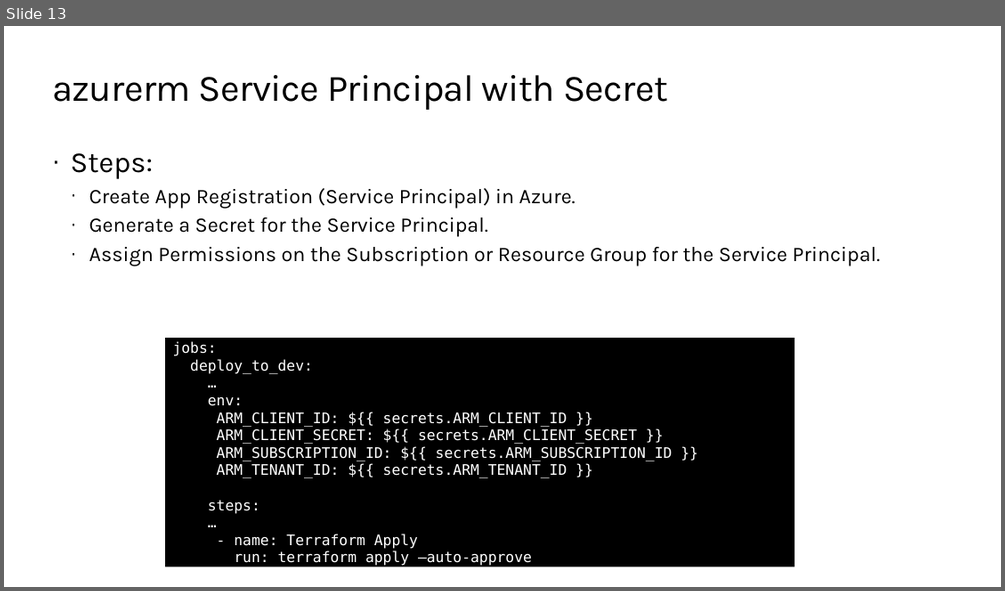
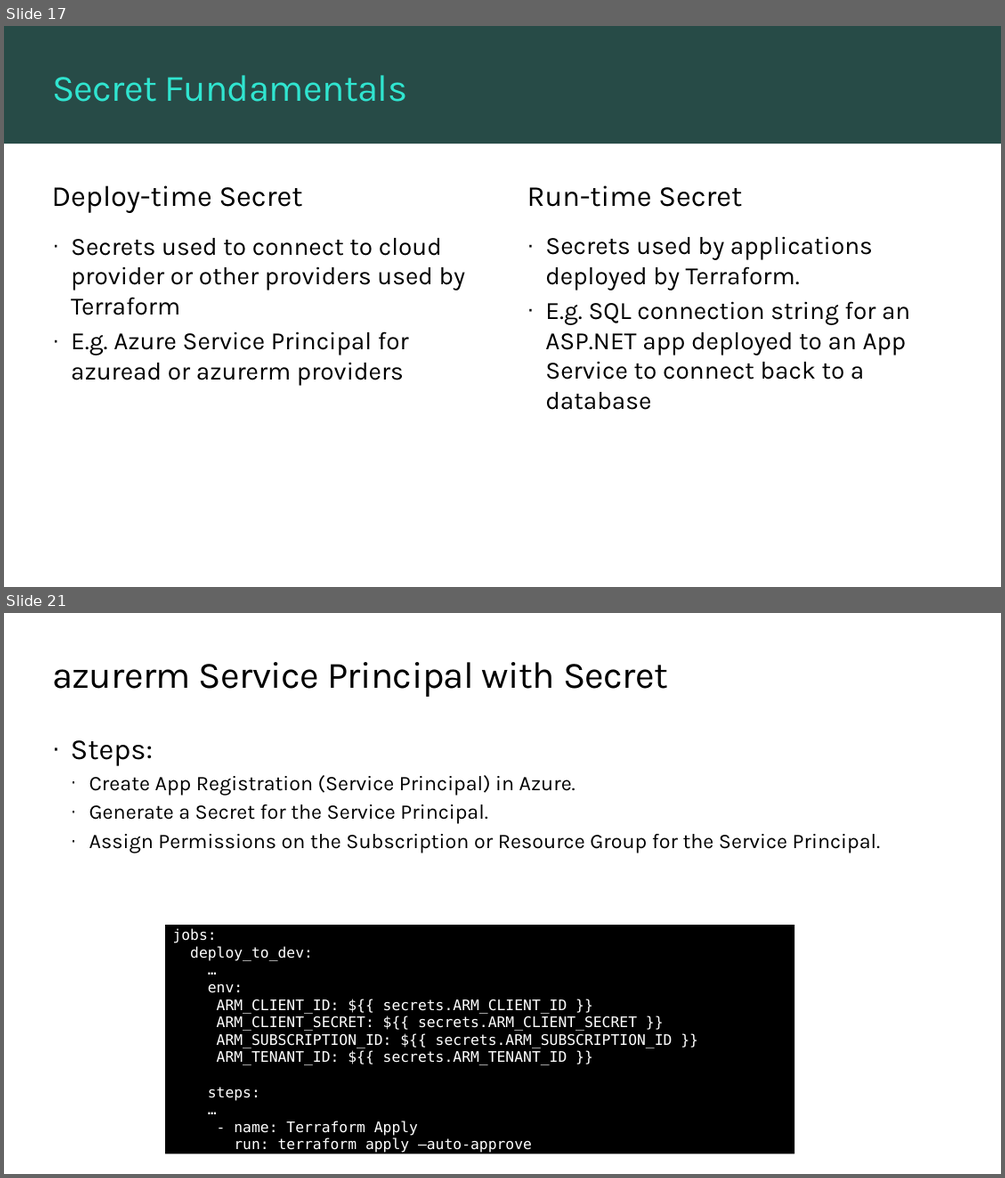
Before and after one commit to TIS-Cloud-Team/TF_Community_workshop, a slide deck: PPTs/06_continuous_delivery.pptx. Shown one above the other, each under a label of ours: slide 13 before the commit, slides 17 and 21 after it; the slides between them are not shown. The pictures are 1005x591 and 1005x1178 pixels, drawn with LibreOffice and Linux fonts; fonts in the diff are those of the drawing; background and template pictures are left out. Boxes give left, top, right and bottom in pixels: in the first picture for what was removed or moved away, otherwise in the second. Text is boxed around its words. In the diff, an @@ line names an element or a change of style, - is before the commit and + after.

```diff
--- a/PPTs/06_continuous_delivery.pptx
+++ b/PPTs/06_continuous_delivery.pptx
@@ slide 17 added at (x1=4, y1=26, x2=1001, y2=587), background #FFFFFF @@
@@ rectangle added at (x1=4, y1=26, x2=1001, y2=143), fill #274B47 @@
@@ title added at (x1=52, y1=75, x2=407, y2=102), 36 pt, text #30E5D0 @@
+Secret Fundamentals
@@ text added at (x1=52, y1=185, x2=303, y2=213), 28 pt, text #000000 @@
+Deploy-time Secret
@@ text added at (x1=527, y1=185, x2=742, y2=207), 28 pt, text #000000 @@
+Run-time Secret
@@ text added at (x1=71, y1=238, x2=466, y2=385), 24 pt, text #000000 @@
+· Secrets used to connect to cloud provider or other providers used by Terraform
+· E.g. Azure Service Principal for azuread or azurerm providers
@@ text added at (x1=545, y1=236, x2=910, y2=410), 24 pt, text #000000 @@
+· Secrets used by applications deployed by Terraform.
+· E.g. SQL connection string for an ASP.NET app deployed to an App Service to connect back to a database
@@ what was slide 13 is now slide 21 @@
```
Also in this commit, not shown: 8 other slides added, 1 slide removed, 7 other files.
